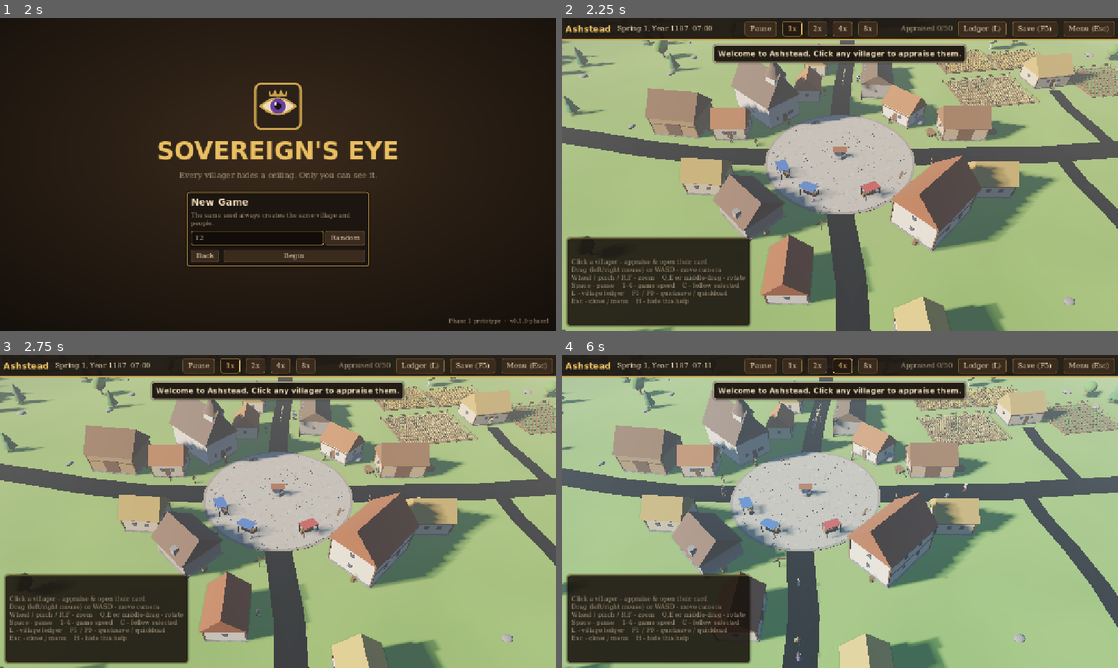
Above: before the commit, frames 1-4 (two rows, left to right).
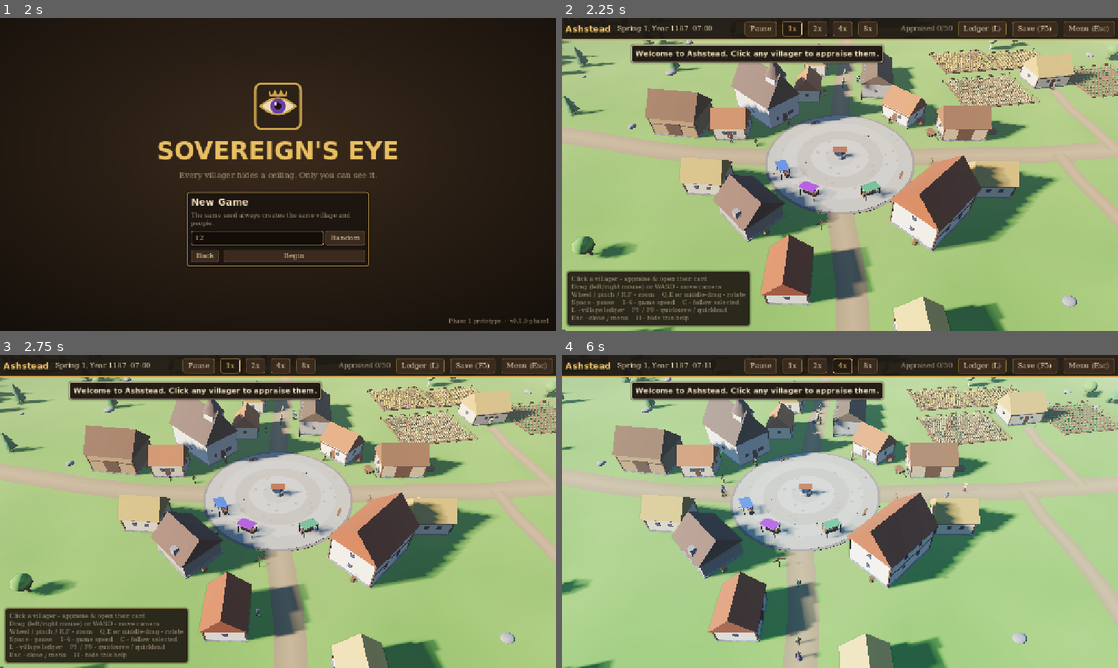
Above: after the commit, the same moments.

Repository: pbelfand-dot/Sovereigns-Eye
Game: Godot game, scene res://scenes/main/main.tscn
Two runs of this game, one before a commit and one after it. Both use one fixed random seed, a clock stepped at 60 frames per second and the inputs below.
Inputs (mouse positions are in pixels of both pictures, inside the frame that each line leads up to):
- Up to frame 1 (2 s): click "New Game" at 0.5 s; click (255, 237) at 1.27 s; type "12" at 1.35 s
- Up to frame 2 (2.25 s): click "Begin" at 2 s
- Up to frame 3 (2.75 s): no input
- Up to frame 4 (6 s): click "Ledger (L)" at 2.75 s; click "1x" at 3.5 s; click "2x" at 4.25 s; click "4x" at 5 s; move the mouse to (962, 495) at 5.77 s; hold Right from 5.78 s (still down); hold L (toggle_ledger) from 5.78 s (still down); click (962, 495) at 5.92 s

Frame 1 is identical in both runs. In frame 2, 24% of the frame differs, in the area x 0-100%, y 7-100%; in frame 3, 24%; in frame 4, 28%.

Commit message:
Polish visuals and UI, add docs, tests script and screenshots
- Fix road triangle winding (roads rendered back-facing and dark)
- Treat vertex/instance colors as sRGB; retune lighting (ACES, ambient, fog)
- Paved-ring town square, brick bakery oven
- Character card: wrap talent banner, clip long rows so the card fits
- Help overlay sizes to its text and auto-hides; toasts avoid the card
- Default window 1280x720 so it fits small MacBook screens
- README (Mac setup, controls, talent odds measured over 100 seeds),
  docs/ARCHITECTURE.md, CLAUDE.md, asset folder guides, tools/run_tests.sh

Co-Authored-By: Claude Opus 5.5 <noreply@anthropic.com>
Claude-Session: https://claude.ai/code/session_019bSG9YKVidabHNo6hytDFB

Diff:
--- a/project.godot
+++ b/project.godot
@@ -25,8 +25,6 @@
 
 window/size/viewport_width=1280
 window/size/viewport_height=720
-window/size/window_width_override=1600
-window/size/window_height_override=900
 window/stretch/mode="canvas_items"
 window/stretch/aspect="expand"
 
--- a/scripts/ui/character_card.gd
+++ b/scripts/ui/character_card.gd
@@ -33,6 +33,7 @@
 func _init() -> void:
 	custom_minimum_size = Vector2(WIDTH, 0)
 	mouse_filter = Control.MOUSE_FILTER_STOP
+	clip_contents = true
 
 
 func _ready() -> void:
@@ -87,13 +88,15 @@
 	info.add_child(follow)
 
 	_banner = PanelContainer.new()
-	_banner_label = UITheme.label("", 16, UITheme.TEXT, true)
+	_banner_label = UITheme.label("", 15, UITheme.TEXT, true)
 	_banner_label.horizontal_alignment = HORIZONTAL_ALIGNMENT_CENTER
+	_banner_label.autowrap_mode = TextServer.AUTOWRAP_WORD_SMART
 	_banner.add_child(_banner_label)
 	root.add_child(_banner)
 
 	_tabs = TabContainer.new()
 	_tabs.size_flags_vertical = Control.SIZE_EXPAND_FILL
+	_tabs.add_theme_font_size_override("font_size", 15)
 	root.add_child(_tabs)
 	_appraisal_box = _add_tab("Appraisal")
 	_personality_box = _add_tab("Personality")
@@ -261,7 +264,7 @@
 	_meter("Loyalty", c.loyalty, MoodSystem.loyalty_label(c.loyalty), Color("#6fa8e6"))
 	_meter("Stress", c.stress, MoodSystem.stress_label(c.stress), Color("#e07a6a"))
 	var amb := c.get_current("ambition")
-	_meter("Ambition", minf(amb, 100.0), "%s (%d)" % [MoodSystem.ambition_label(amb), amb], Color("#e9bf62"))
+	_meter("Ambition", minf(amb, 100.0), "%s (ceiling %d)" % [MoodSystem.ambition_label(amb), c.get_potential("ambition")], Color("#e9bf62"))
 
 	_section(_personality_box, "Why they feel this way")
 	_factor_list("Happiness", MoodSystem.happiness_factors(c, world.state), MoodSystem.happiness_target(c, world.state))
@@ -345,6 +348,9 @@
 	b.theme_type_variation = "RowButton"
 	b.alignment = HORIZONTAL_ALIGNMENT_LEFT
 	b.size_flags_horizontal = Control.SIZE_EXPAND_FILL
+	b.clip_text = true
+	b.text_overrun_behavior = TextServer.OVERRUN_TRIM_ELLIPSIS
+	b.add_theme_font_size_override("font_size", 15)
 	var rel_name := _relation_name(str(r["type"]), other)
 	b.text = "%s  -  %s, %d, %s" % [other.full_name(), rel_name, other.age, other.occupation_name()]
 	b.tooltip_text = "Open %s's card" % other.first_name
--- a/scripts/ui/game_ui.gd
+++ b/scripts/ui/game_ui.gd
@@ -145,6 +145,7 @@
 func toggle_ledger() -> void:
 	_ledger.visible = not _ledger.visible
 	if _ledger.visible:
+		_help.visible = false
 		_ledger.refresh()
 
 
@@ -166,10 +167,11 @@
 
 func _build_toasts() -> void:
 	var toasts := ToastStack.new()
+	# Shifted left of center so toasts never cover the character card.
 	toasts.anchor_left = 0.5
 	toasts.anchor_right = 0.5
-	toasts.offset_left = -360
-	toasts.offset_right = 360
+	toasts.offset_left = -520
+	toasts.offset_right = 140
 	toasts.offset_top = 62
 	toasts.offset_bottom = 300
 	_root.add_child(toasts)
@@ -180,9 +182,9 @@
 	_help.anchor_top = 1.0
 	_help.anchor_bottom = 1.0
 	_help.offset_left = 12
-	_help.offset_top = -214
+	_help.offset_top = -12
 	_help.offset_bottom = -12
-	_help.offset_right = 380
+	_help.grow_vertical = Control.GROW_DIRECTION_BEGIN
 	_help.mouse_filter = Control.MOUSE_FILTER_IGNORE
 	_help.add_theme_stylebox_override("panel", UITheme.box(Color("#1c1510d0"), UITheme.GOLD_DIM, 1, 6, 10))
 	var text := UITheme.label(
@@ -194,6 +196,13 @@
 		"Esc - close / menu    H - hide this help", 14, UITheme.TEXT_DIM)
 	_help.add_child(text)
 	_root.add_child(_help)
+	# Fade the help away after a while; H brings it back.
+	get_tree().create_timer(45.0).timeout.connect(_auto_hide_help)
+
+
+func _auto_hide_help() -> void:
+	if is_instance_valid(_help):
+		_help.visible = false
 
 
 # --- Pause / save / load -------------------------------------------------------------------
--- a/scripts/world/building_factory.gd
+++ b/scripts/world/building_factory.gd
@@ -62,7 +62,8 @@
 			_house(root, w, d, h, wall, roof, trim, stone, {"timber": true, "windows": 0, "barn_door": true})
 		"bakery":
 			_house(root, w, d, h, wall, roof, trim, stone, {"timber": true, "windows": 1, "chimney": true})
-			Mats.sphere(root, 1.3, Vector3(w * 0.5 + 0.6, PLINTH, -d * 0.15), stone, Vector3(1, 0.8, 1))
+			Mats.sphere(root, 1.1, Vector3(w * 0.5 + 0.7, PLINTH - 0.2, -d * 0.15), Mats.hex("#a0583a"), Vector3(1, 0.9, 1))
+			Mats.box(root, Vector3(0.4, 1.2, 0.4), Vector3(w * 0.5 + 0.9, PLINTH + 1.0, -d * 0.15 - 0.4), stone)
 		"workshop":
 			_house(root, w, d, h, wall, roof, trim, stone, {"timber": true, "windows": 1, "barn_door": true})
 		_:
--- a/scripts/world/mats.gd
+++ b/scripts/world/mats.gd
@@ -57,6 +57,8 @@
 		return _materials[key]
 	var m := StandardMaterial3D.new()
 	m.vertex_color_use_as_albedo = true
+	# Colors are written as sRGB hex codes, so convert them to linear.
+	m.vertex_color_is_srgb = true
 	m.roughness = roughness
 	_materials[key] = m
 	return m
--- a/scripts/world/sky_controller.gd
+++ b/scripts/world/sky_controller.gd
@@ -27,7 +27,7 @@
 	env.background_mode = Environment.BG_SKY
 	env.sky = sky
 	env.ambient_light_source = Environment.AMBIENT_SOURCE_SKY
-	env.tonemap_mode = Environment.TONE_MAPPER_FILMIC
+	env.tonemap_mode = Environment.TONE_MAPPER_ACES
 	env.tonemap_white = 6.0
 	env.ssao_enabled = true
 	env.ssao_radius = 1.2
@@ -36,7 +36,7 @@
 	env.glow_intensity = 0.35
 	env.glow_bloom = 0.05
 	env.fog_enabled = true
-	env.fog_density = 0.0016
+	env.fog_density = 0.0009
 	env.fog_sky_affect = 0.4
 	env.adjustment_enabled = true
 	env.adjustment_saturation = 1.12
@@ -71,7 +71,7 @@
 	sun.rotation = Vector3(-elevation, azimuth, 0)
 	var sun_color := Color("#fff4e0").lerp(Color("#ffb070"), twilight)
 	sun.light_color = sun_color.lerp(Color("#9fb4ff"), night)
-	sun.light_energy = lerpf(0.35, 1.25, smoothstep(0.0, 0.4, daylight))
+	sun.light_energy = lerpf(0.4, 1.15, smoothstep(0.0, 0.4, daylight))
 
 	var top := _day_top.lerp(_dusk_top, twilight).lerp(_night_top, night)
 	var horizon := _day_horizon.lerp(_dusk_horizon, twilight).lerp(_night_horizon, night)
@@ -79,6 +79,6 @@
 	sky_mat.sky_horizon_color = horizon
 	sky_mat.ground_horizon_color = horizon.darkened(0.2)
 	sky_mat.ground_bottom_color = top.darkened(0.5)
-	env.ambient_light_energy = lerpf(0.65, 1.0, 1.0 - night)
+	env.ambient_light_energy = lerpf(0.5, 0.6, 1.0 - night)
 	env.fog_light_color = horizon
 	Mats.set_night_glow(night)
--- a/scripts/world/village_builder.gd
+++ b/scripts/world/village_builder.gd
@@ -41,10 +41,10 @@
 	var normals := PackedVector3Array()
 	var colors := PackedColorArray()
 	var indices := PackedInt32Array()
-	var grass_a := Color("#6f9b47")
-	var grass_b := Color("#8ab456")
-	var forest := Color("#5a8540")
-	var trodden := Color("#94a35e")
+	var grass_a := Color("#5d8a37")
+	var grass_b := Color("#7aa346")
+	var forest := Color("#4a7533")
+	var trodden := Color("#8a9452")
 	for iz in n + 1:
 		for ix in n + 1:
 			var x := -e + ix * step
@@ -115,7 +115,7 @@
 				var base := (i - 1) * 3
 				for k in 2:
 					var a0 := base + k
-					indices.append_array([a0, a0 + 1, a0 + 3, a0 + 1, a0 + 4, a0 + 3])
+					indices.append_array([a0, a0 + 3, a0 + 1, a0 + 1, a0 + 3, a0 + 4])
 		var arrays := []
 		arrays.resize(Mesh.ARRAY_MAX)
 		arrays[Mesh.ARRAY_VERTEX] = verts
@@ -158,26 +158,17 @@
 	add_child(holder)
 	var c := layout.square_center
 	var r := layout.square_radius
-	Mats.cylinder(holder, r + 0.5, r + 0.5, 0.14, c + Vector3(0, 0.04, 0), Mats.hex("#8f8573"), 40)
-	Mats.cylinder(holder, r, r, 0.16, c + Vector3(0, 0.06, 0), Mats.hex("#b8ad97"), 40)
-	# Scattered cobbles for texture
-	var mm := MultiMesh.new()
-	mm.transform_format = MultiMesh.TRANSFORM_3D
-	mm.use_colors = true
-	mm.mesh = Mats.box_mesh(Vector3(0.55, 0.06, 0.45))
-	var count := int(r * r * 2.2)
-	mm.instance_count = count
-	for i in count:
+	Mats.cylinder(holder, r + 0.5, r + 0.5, 0.14, c + Vector3(0, 0.04, 0), Mats.hex("#7d7262"), 40)
+	# Concentric rings of paving read as cobbles from above.
+	var bands := ["#a99d86", "#b3a790", "#a59880", "#b6aa93", "#ab9f88"]
+	for i in bands.size():
+		var radius := r * (1.0 - float(i) / bands.size())
+		Mats.cylinder(holder, radius, radius, 0.16 + i * 0.004, c + Vector3(0, 0.06 + i * 0.002, 0), Mats.hex(bands[i]), 40)
+	# A few loose flagstones for texture.
+	for i in 40:
 		var a := _rng.randf() * TAU
-		var d := sqrt(_rng.randf()) * (r - 0.4)
-		var basis := Basis(Vector3.UP, _rng.randf() * TAU)
-		mm.set_instance_transform(i, Transform3D(basis, c + Vector3(cos(a) * d, 0.15, sin(a) * d)))
-		mm.set_instance_color(i, Color("#a69a83").lerp(Color("#c9bfa9"), _rng.randf()))
-	var mmi := MultiMeshInstance3D.new()
-	mmi.multimesh = mm
-	mmi.material_override = Mats.vertex_colored(0.9)
-	mmi.cast_shadow = GeometryInstance3D.SHADOW_CASTING_SETTING_OFF
-	holder.add_child(mmi)
+		var d := sqrt(_rng.randf()) * (r - 0.8)
+		Mats.cylinder(holder, 0.35, 0.35, 0.03, c + Vector3(cos(a) * d, 0.15, sin(a) * d), Mats.hex("#9a8e78"), 6, Vector3(0, _rng.randf() * TAU, 0))
 
 
 # --- Fields ------------------------------------------------------------------------------
Not shown, added: docs/.gdignore
Binary file added: docs/screenshots/character_card.jpg
Binary file added: docs/screenshots/ledger.jpg
Binary file added: docs/screenshots/main_menu.jpg
Binary file added: docs/screenshots/village.jpg
Not shown, added: CLAUDE.md
Not shown, added: README.md
Not shown, added: assets/buildings/README.md
Not shown, added: assets/characters/README.md
Not shown, added: assets/terrain/README.md
Not shown, added: assets/ui/README.md
Not shown, added: docs/ARCHITECTURE.md
(and 1 more such lines)
